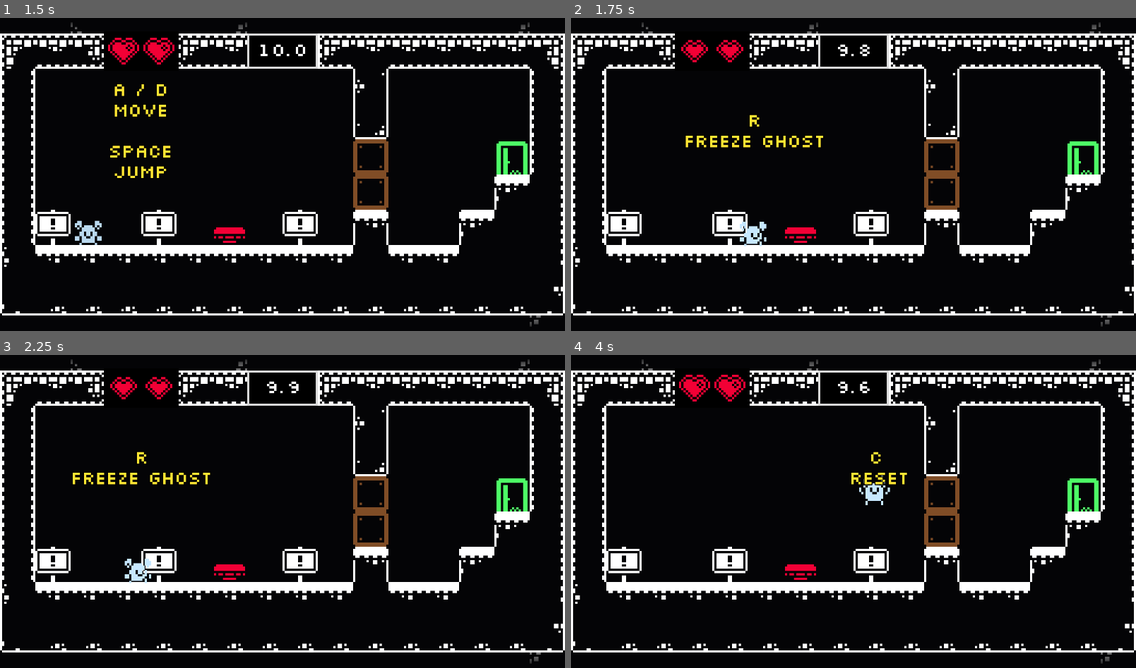
Above: before the commit, frames 1-4 (two rows, left to right).
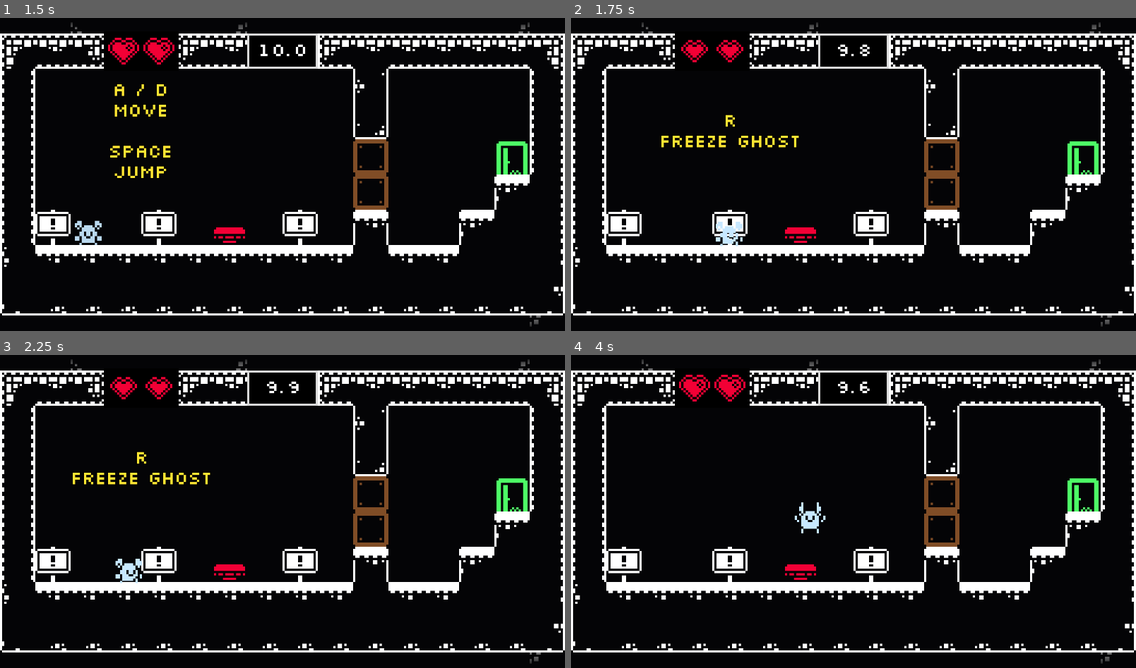
Above: after the commit, the same moments.

Repository: moellh/gmtk-game-jam-2026
Game: Godot game, scene res://src/level_select.tscn
The game is run twice, just before and just after one commit, with the same random seed, the same clock (stepped at 60 frames per second) and the same inputs.
Inputs:
- Up to frame 1 (1.5 s): click "Level 1" at 0.5 s; hold Right (move_right) from 1.28 s (still down); tap C (clear) at 1.35 s
- Up to frame 2 (1.75 s): keep holding Right (move_right); tap Space (jump) at 1.52 s
- Up to frame 3 (2.25 s): keep holding Right (move_right); tap C (clear) at 2.1 s
- Up to frame 4 (4 s): tap Space (jump) at 2.27, 3.77 s; release Right (move_right) at 2.78 s; hold Left (move_left) 2.78-3.53 s; tap C (clear) at 2.85, 3.6 s; hold Right (move_right) from 3.53 s (still down)

Frame 1 is identical in both runs. In frame 2, 1.0% of the frame differs, in the area x 16-45%, y 30-73%; in frame 3, 0.3%; in frame 4, 0.6%.

Commit message:
fuck ai bruh, why do we suddenly have a fucking class

Diff:
--- a/src/figure.gd
+++ b/src/figure.gd
@@ -1,8 +1,8 @@
 class_name Figure
 extends CharacterBody2D
 
-const SPEED := 300.0
-const JUMP_VELOCITY := -400.0
+const SPEED := 200.0
+const JUMP_VELOCITY := -300.0
 const ACCEL := 2000.0
 const FRICTION := 2500.0
 const LEDGE_TIME := 0.1
